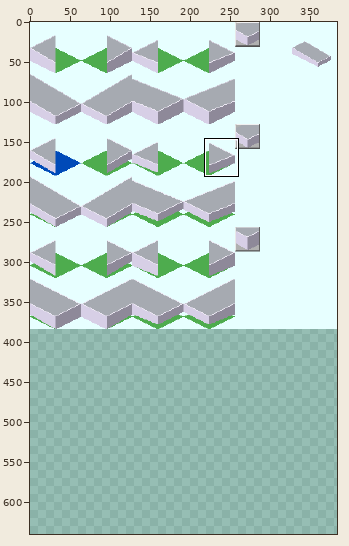
Sprite sheet -- Cublic/Join_Stair/Join_Stair_1-2-1.png. The first picture is a wide view before the edit; the outline marks the close-up.
Close-up. First the earlier version:
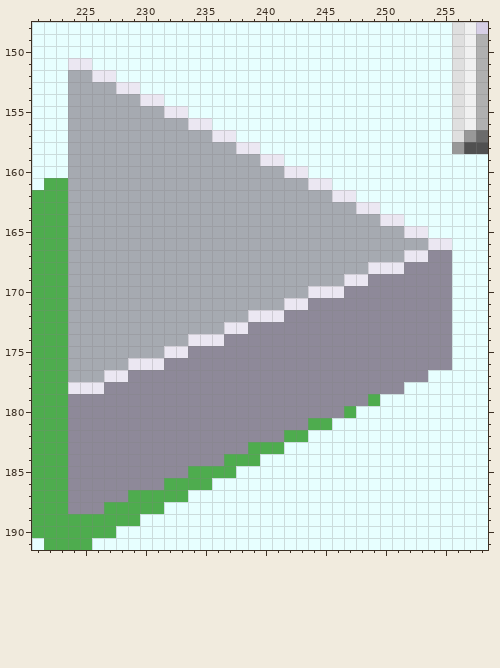
The file is 384x384 pixels. Shown: x 221..258, y 148..191. The old version is drawn lined up with the new one, on the new canvas. The commit also changed other parts of the picture, which this record leaves out.
Now the later version:
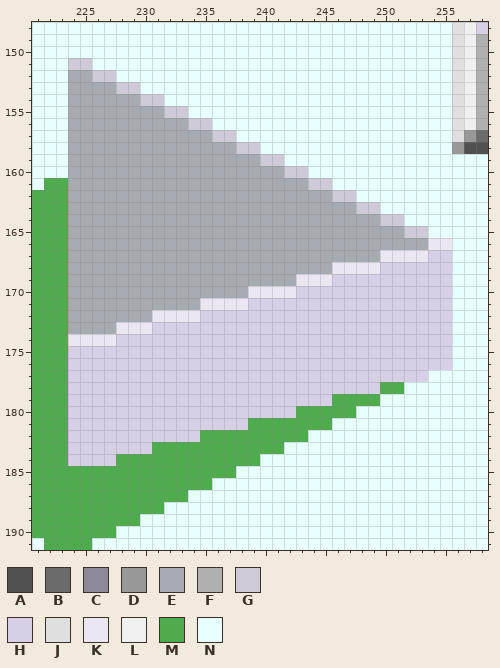
Palette (. is transparent): A #505050  B #6b6b6b  C #8e8999  D #989898  E #a6aab1  F #b0b0b0  G #cfcad7  H #d7cfe6  J #dfdfdf  K #ebe7f2  L #f0f0f0  M #4eac4e  N #e7ffff
From old to new:
canvas 384x384 -> 384x640
y 151: x 224..225 KK -> GG
y 152: x 226..227 KK -> GG
y 153: x 228..229 KK -> GG
y 154: x 230..231 KK -> GG
y 155: x 232..233 KK -> GG
y 156: x 234..235 KK -> GG
y 157: x 236..237 KK -> GG
y 158: x 238..239 KK -> GG
y 159: x 240..241 KK -> GG
y 160: x 242..243 KK -> GG
y 161: x 244..245 KK -> GG
y 162: x 246..247 KK -> GG
y 163: x 248..249 KK -> GG
y 164: x 250..251 KK -> GG
y 165: x 252..253 KK -> GG
y 167: x 250..251 EE -> KK; x 254..255 CC -> HH
y 168: x 246..248 EEE -> KKK; x 250..255 KKCCCC -> HHHHHH
y 169: x 243..255 EEEEKKCCCCCCC -> KKKHHHHHHHHHH
y 170: x 239..255 EEEEEKKKCCCCCCCCC -> KKKKHHHHHHHHHHHHH
y 171: x 235..255 EEEEEEEKKCCCCCCCCCCCC -> KKKKHHHHHHHHHHHHHHHHH
y 172: x 231..255 EEEEEEEEKKKCCCCCCCCCCCCCC -> KKKKHHHHHHHHHHHHHHHHHHHHH
y 173: x 228..255 EEEEEEEEEKKCCCCCCCCCCCCCCCCC -> KKKHHHHHHHHHHHHHHHHHHHHHHHHH
y 174: x 224..255 EEEEEEEEEEKKKCCCCCCCCCCCCCCCCCCC -> KKKKHHHHHHHHHHHHHHHHHHHHHHHHHHHH
y 175: x 224..255 EEEEEEEEKKCCCCCCCCCCCCCCCCCCCCCC -> HHHHHHHHHHHHHHHHHHHHHHHHHHHHHHHH
y 176: x 224..255 EEEEEKKKCCCCCCCCCCCCCCCCCCCCCCCC -> HHHHHHHHHHHHHHHHHHHHHHHHHHHHHHHH
y 177: x 224..253 EEEKKCCCCCCCCCCCCCCCCCCCCCCCCC -> HHHHHHHHHHHHHHHHHHHHHHHHHHHHHH
y 178: x 224..251 KKKCCCCCCCCCCCCCCCCCCCCCCCCC -> HHHHHHHHHHHHHHHHHHHHHHHHHHMM
y 179: x 224..248 CCCCCCCCCCCCCCCCCCCCCCCCC -> HHHHHHHHHHHHHHHHHHHHHHMMM
y 180: x 224..246 CCCCCCCCCCCCCCCCCCCCCCC -> HHHHHHHHHHHHHHHHHHHMMMM
y 181: x 224..243 CCCCCCCCCCCCCCCCCCCC -> HHHHHHHHHHHHHHHMMMMM
y 182: x 224..241 CCCCCCCCCCCCCCCCCC -> HHHHHHHHHHHMMMMMMM
y 183: x 224..238 CCCCCCCCCCCCCCC -> HHHHHHHMMMMMMMM
y 184: x 224..236 CCCCCCCCCCCCC -> HHHHMMMMMMMMM
y 185: x 224..233 CCCCCCCCCC -> MMMMMMMMMM
y 186: x 224..231 CCCCCCCC -> MMMMMMMM
y 187: x 224..228 CCCCC -> MMMMM
y 188: x 224..226 CCC -> MMM
Pixel boxes of the changes (left, top, right, bottom) in both close-ups:
changed: (68, 58, 452, 514)
